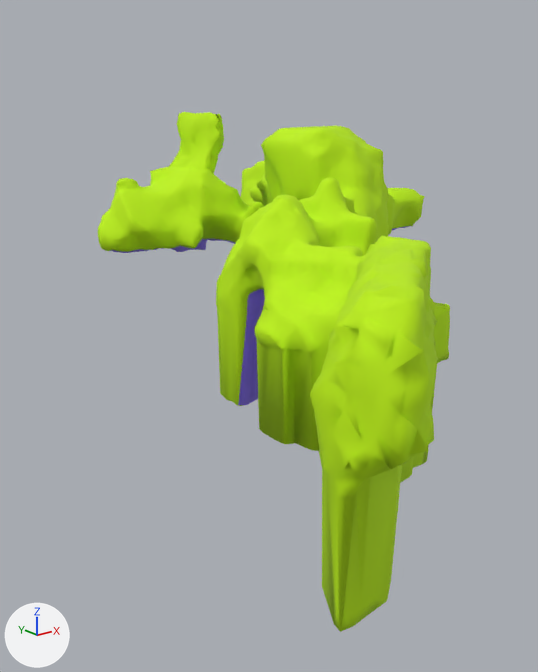
The FBX model Assets/Resources/FBX/Environment/CavesOutline/Cave1.FBX: old version first, new version second.
One viewpoint serves both versions: a 50 mm lens placed at (-112.5, -80.4, 28.6), pointed at (-26.9, 26.6, -14.2). Every picture has the same lights, and +X, +Y and +Z are marked at lower left. Where no turn or scale is listed for an object, it has been applied to the vertices. Vertices at the same position are counted once.

The scene before the commit, as lines of its bpy script (objects in view):
```python
me_mesh = bpy.data.meshes.new('Mesh')
me_mesh.from_pydata(...)  # 1609 vertices, 3189 faces; spans x -58.7..-25.1, y 14.8..39.2, z -3.3..26.9
# faces by material slot: [2683, 506]
me_mesh.materials.append(mat_wall)  # green #bef100
me_mesh.materials.append(mat_ground)  # its picture is missing
me_mesh_001 = bpy.data.meshes.new('Mesh.001')
me_mesh_001.from_pydata(...)  # 2797 vertices, 5569 faces; spans x -14.9..26.5, y 29.0..67.3, z -0.3..17.2
# faces by material slot: [4591, 978]
me_mesh_001.materials.append(mat_wall)  # green #bef100
me_mesh_001.materials.append(mat_ground)  # its picture is missing
me_mesh_003 = bpy.data.meshes.new('Mesh.003')
me_mesh_003.from_pydata(...)  # 3732 vertices, 7429 faces; spans x -81.1..-25.9, y -66.4..6.9, z -23.8..15.6
# faces by material slot: [6025, 1404]
me_mesh_003.materials.append(mat_wall)  # green #bef100
me_mesh_003.materials.append(mat_ground)  # its picture is missing
ob_room_01 = bpy.data.objects.new('room_01', me_mesh)
ob_room_01.location = (11.7, 23.5, 0.0)
ob_room_03 = bpy.data.objects.new('room_03', me_mesh_001)
ob_room_03.location = (11.7, 23.5, 0.0)
ob_room_04 = bpy.data.objects.new('room_04', me_mesh_003)
ob_room_04.location = (11.7, 23.5, 0.0)
# also in view: 'room_02' at (6.8, 37.7, 11.8)
```
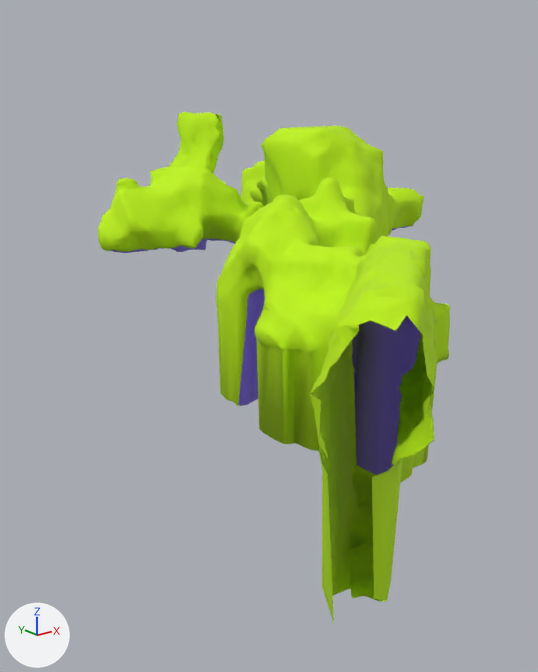
Commit message: Update Cave1

Location of each change, (x1, y1, x2, y2) in pixels of the pictures (538 x 672 px):
'room_04', reshaped: before (216, 178, 450, 632); after (216, 178, 450, 623)
part 1 of me_mesh_003, deleted (green): before (310, 315, 434, 632)

The change, as a diff of the scene's bpy script:
```diff
--- a/Assets/Resources/FBX/Environment/CavesOutline/Cave1.FBX.py
+++ b/Assets/Resources/FBX/Environment/CavesOutline/Cave1.FBX.py
@@ me_mesh_003 @@
 # used by ob_room_04; location = (11.7, 23.5, 0.0)
-me_mesh_003.from_pydata(...)  # 3732 vertices, 7429 faces; spans x -81.1..-25.9, y -66.4..6.9, z -23.8..15.6
+me_mesh_003.from_pydata(...)  # 3650 vertices, 7229 faces; spans x -81.1..-25.9, y -64.7..6.9, z -23.8..15.6
+# me_mesh_003 part 1
+# 82 vertices are removed from x -81.0..-73.7, y -66.4..-56.8, z -22.6..9.1
+# 200 faces are deleted
 me_mesh_003.materials.append(mat_wall)
```
